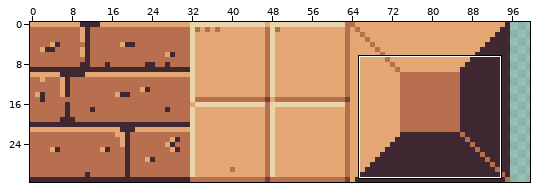
Two states of a sprite sheet, daedalus/Assets/Textures/tiles-prot.png. Above: a wide view before the commit, with the close-up outlined.
Close-up. Earlier state:
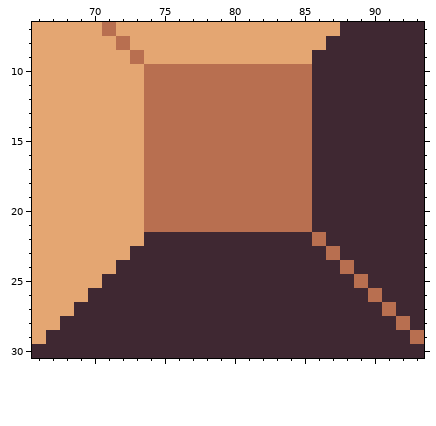
The file is 128x32 pixels. Shown: x 66..93, y 7..30. The wide view leaves out empty margins.
And afterwards:
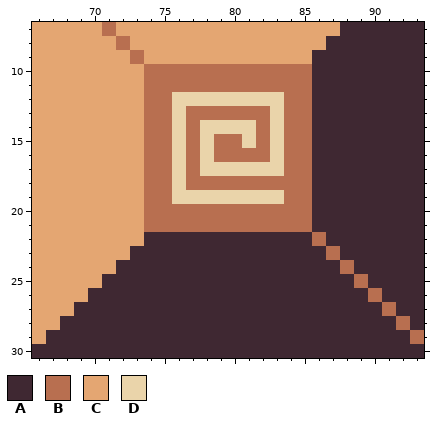
Palette (. is transparent): A #3f2832  B #b86f50  C #e4a672  D #ead4aa
The exact change:
The edit turns colour B into colour D in row 12 at x 76 to 83; in row 13 at x 76 and 83; in row 14 at x 76, 78 to 81 and 83; in row 15 at x 76, 78, 81 and 83; in row 16 at x 76, 78 and 83; in row 17 at x 76 and 78 to 83.
The edit turns colour B into colour D in row 18 at x 76; in row 19 at x 76 to 83.
